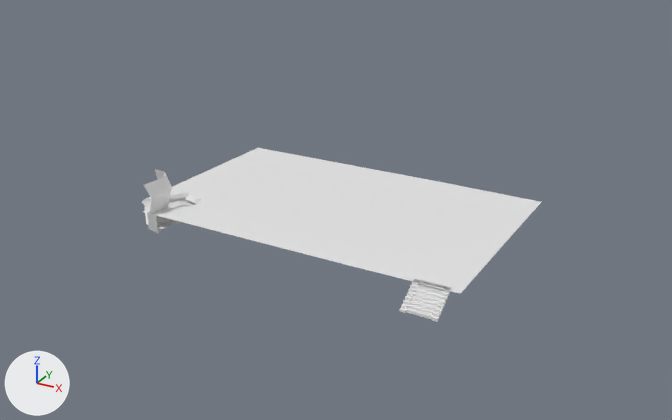
One commit to the FBX model Assets/Resources/Mesh/Level2/Nivel2-Suelo.fbx: the scene before it, then after it.
Rendered twice from a 50 mm camera at (61.8, -157.2, 87.5) aimed at (-34.1, 17.2, 0.3). Lighting does not change. The marker at lower left points along +X, +Y and +Z.

The first picture shows 'Nivel2-Suelo'.
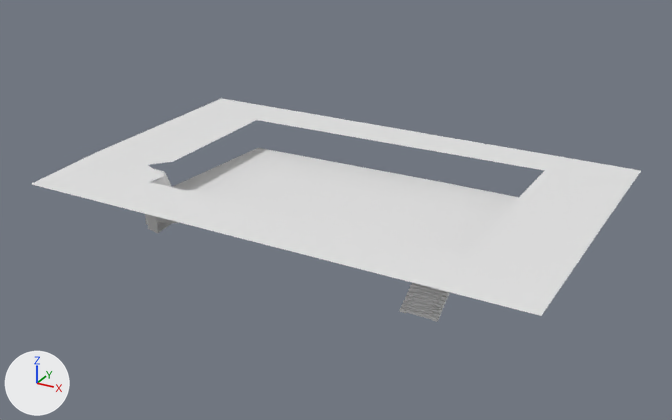
Pixel boxes (x1, y1, x2, y2) of what changed, in the pictures (672 x 420 px):
'Nivel2-Suelo', reshaped (52% wider, 29% taller): before (142, 148, 541, 321); after (32, 98, 641, 321)
part 1 of me_plane, added: after (32, 98, 641, 316)

The change, as a diff of the scene's bpy script:
```diff
--- a/Assets/Resources/Mesh/Level2/Nivel2-Suelo.fbx.py
+++ b/Assets/Resources/Mesh/Level2/Nivel2-Suelo.fbx.py
@@ me_plane @@
 # used by ob_nivel2_suelo; location = (-69.2, 9.3, 0.0)
-me_plane.from_pydata(...)  # 187 vertices, 146 faces; spans x -8.8..75.4, y -20.8..36.5, z -4.1..8.4
+me_plane.from_pydata(...)  # 205 vertices, 156 faces; spans x -25.4..95.4, y -29.9..47.5, z -4.1..8.4
+# me_plane part 1: a new loose piece of 18 vertices spanning x -25.4..95.4, y -29.9..47.5, z 8.0
```
